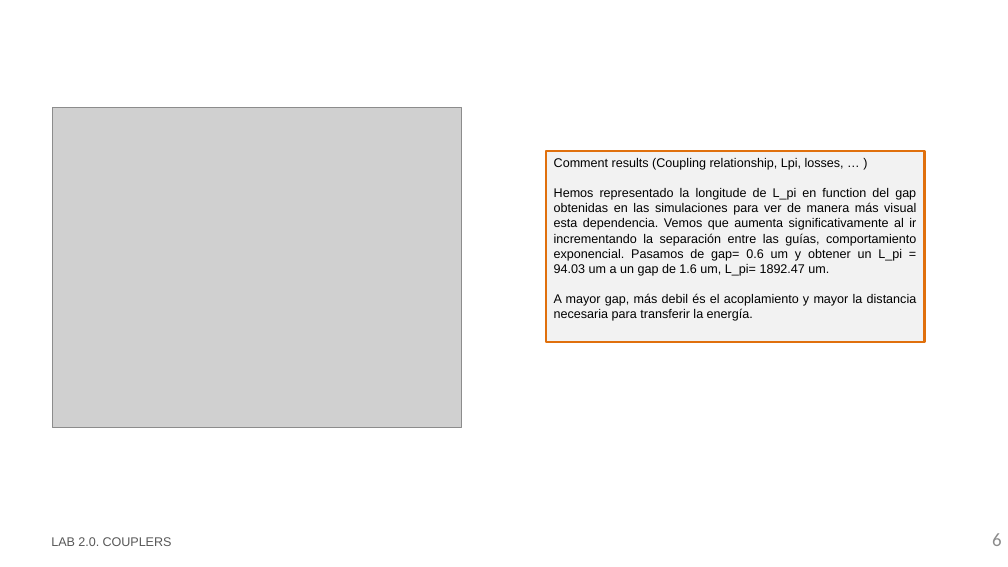
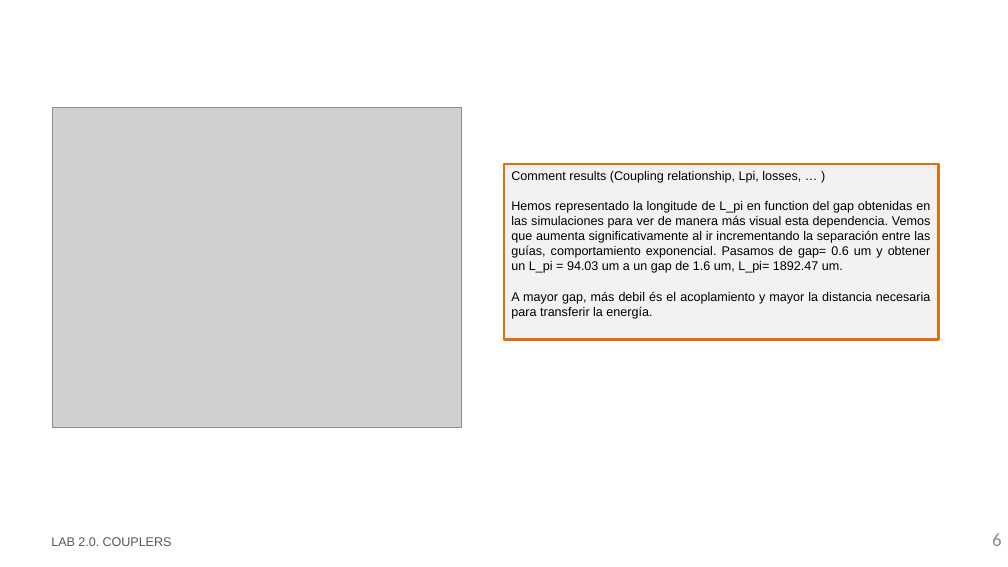
Before and after one commit to nmargar4/pic-upv-lab2, a slide deck: slide 6 of LabBook_20_Nadia.pptx. Drawn at 1008x567 pixels with LibreOffice and Linux fonts; fonts in the diff are those of the drawing; grey boxes stand for pictures; background and template pictures are left out. Boxes give left, top, right and bottom in pixels: in the first picture for what was removed or moved away, otherwise in the second. Text is boxed around its words. In the diff, an @@ line names an element or a change of style, - is before the commit and + after.

```diff
--- a/LabBook_20_Nadia.pptx
+++ b/LabBook_20_Nadia.pptx
@@ rectangle "Comment results (Coupling relationship, Lpi, ...": place and size @@
-rectangle "Comment results (Coupling relationship, Lpi, ..." at [547,151,925,342]
+rectangle "Comment results (Coupling relationship, Lpi, ..." at [504,164,939,340]
```
Also in this commit, not shown: 5 other slides changed, 1 other file.
